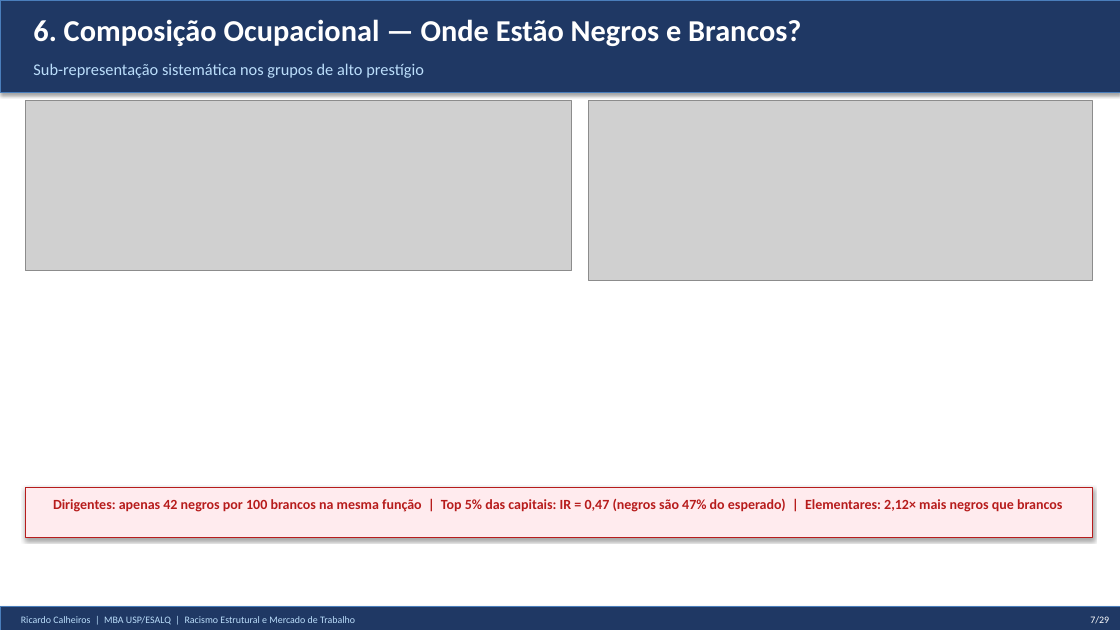
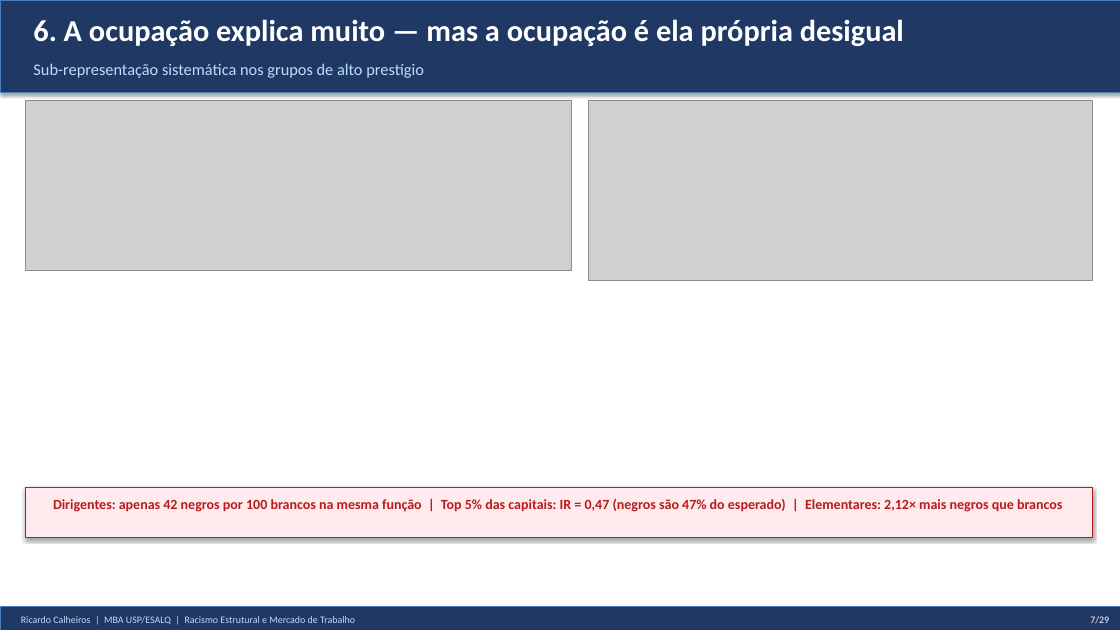
Before and after one commit to rickinrj-ux/ProjetoRacismoPNAD, a slide deck: slide 7 of entregaveis/apresentacao_tcc.pptx. Drawn at 1120x630 pixels with LibreOffice and Linux fonts; fonts in the diff are those of the drawing; grey boxes stand for pictures. Boxes give left, top, right and bottom in pixels: in the first picture for what was removed or moved away, otherwise in the second. Text is boxed around its words. In the diff, an @@ line names an element or a change of style, - is before the commit and + after.

```diff
--- a/entregaveis/apresentacao_tcc.pptx
+++ b/entregaveis/apresentacao_tcc.pptx
@@ text at <box>33,19,904,46</box>: text changed @@
-6. Composição Ocupacional — Onde Estão Negros e Brancos?
+6. A ocupação explica muito — mas a ocupação é ela própria desigual
```
Also in this commit, not shown: 18 other slides changed, 15 other files.
